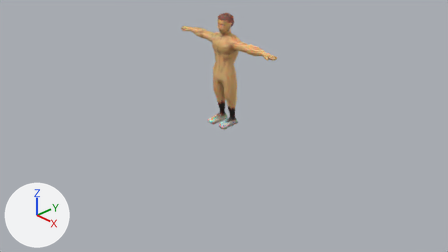
The Blender file Assets/Blend/Inmate1.blend: old version first, new version second.
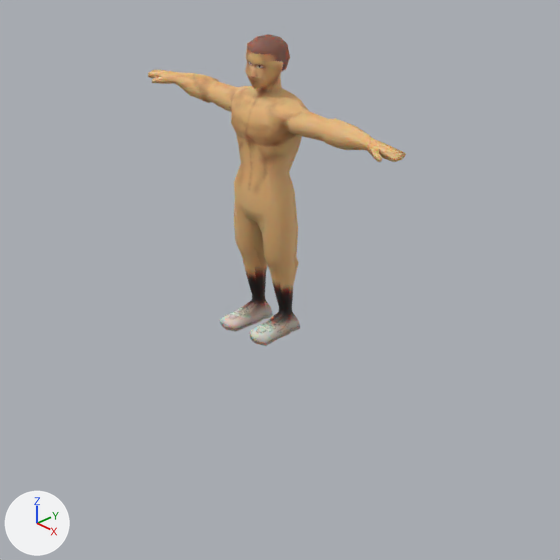
Each version appears first from the file's camera 'Camera', and next in a close-up on the part from 28% to 75% of the width and 0% to 83% of the height. Arrows for +X, +Y and +Z are at lower left; the lights stay in place. The last two pictures show the newer version.

Before the edit, the objects in view are built like this:
```python
me_cube_002 = bpy.data.meshes.new('Cube.002')
me_cube_002.from_pydata(...)  # 555 vertices, 558 faces; spans x -3.44..3.44, y -0.62..0.73, z 0.0..6.04
me_cube_002.polygons.foreach_set('use_smooth', [True] * 558)
me_cube_002.materials.append(mat_inmate_body_01)
me_cube_005 = bpy.data.meshes.new('Cube.005')
me_cube_005.from_pydata(...)  # 228 vertices, 207 faces; spans x -1.6..1.6, y -0.48..0.74, z 2.72..4.99
me_cube_005.polygons.foreach_set('use_smooth', [True] * 207)
me_cube_005.materials.append(mat_inmate_shirt_01)
me_cube_006 = bpy.data.meshes.new('Cube.006')
me_cube_006.from_pydata(...)  # 286 vertices, 268 faces; spans x -0.74..0.74, y -0.39..0.61, z 0.25..3.1
me_cube_006.polygons.foreach_set('use_smooth', [True] * 268)
me_cube_006.materials.append(mat_inmate_pants_01)
ob_cube = bpy.data.objects.new('Cube', me_cube_002)
ob_cube.location = (0.0, 0.0, 0.0)
ob_cube.scale = (0.335, 0.335, 0.335)
ob_cube_001 = bpy.data.objects.new('Cube.001', me_cube_005)
ob_cube_001.location = (0.0, 0.0, 0.0)
ob_cube_001.scale = (0.335, 0.335, 0.335)
ob_cube_001.hide_render = True
ob_cube_002 = bpy.data.objects.new('Cube.002', me_cube_006)
ob_cube_002.location = (0.0, 0.0, 0.0)
ob_cube_002.scale = (0.335, 0.335, 0.335)
ob_cube_002.hide_render = True
```
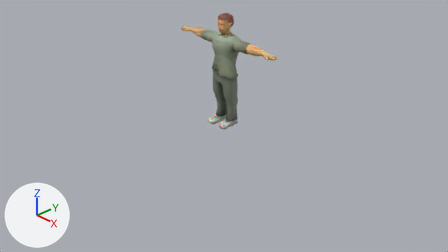
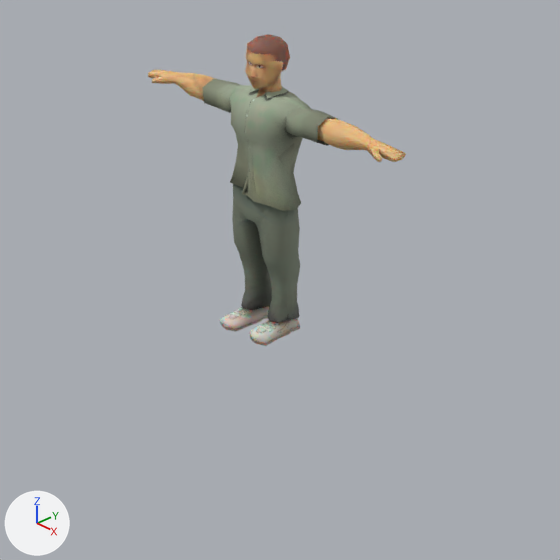
Commit message: Inmate Mesh

Scene script edits in JSON lines:
```json
{"op": "remove", "block": "ob_cube_001", "code": "ob_cube_001.hide_render = True"}
{"op": "remove", "block": "ob_cube_002", "code": "ob_cube_002.hide_render = True"}
```

What differs and where, as boxes [x1, y1, x2, y2] in the close-ups (560 x 560 px):
```json
{"object": "Cube.001", "change": "shown", "after": [202, 79, 338, 211]}
{"object": "Cube.002", "change": "shown", "after": [232, 184, 300, 322]}
{"object": "Cube", "change": "unchanged, covered by the edit", "before": [148, 34, 406, 346], "after": [148, 34, 406, 346]}
```
